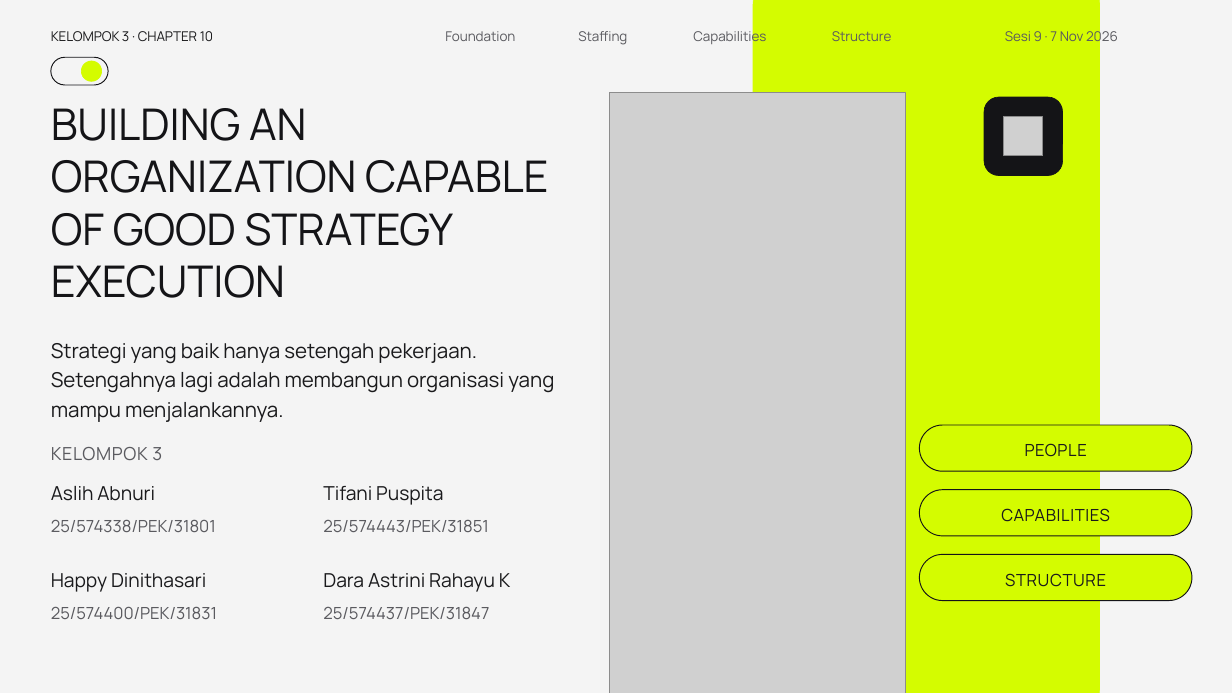
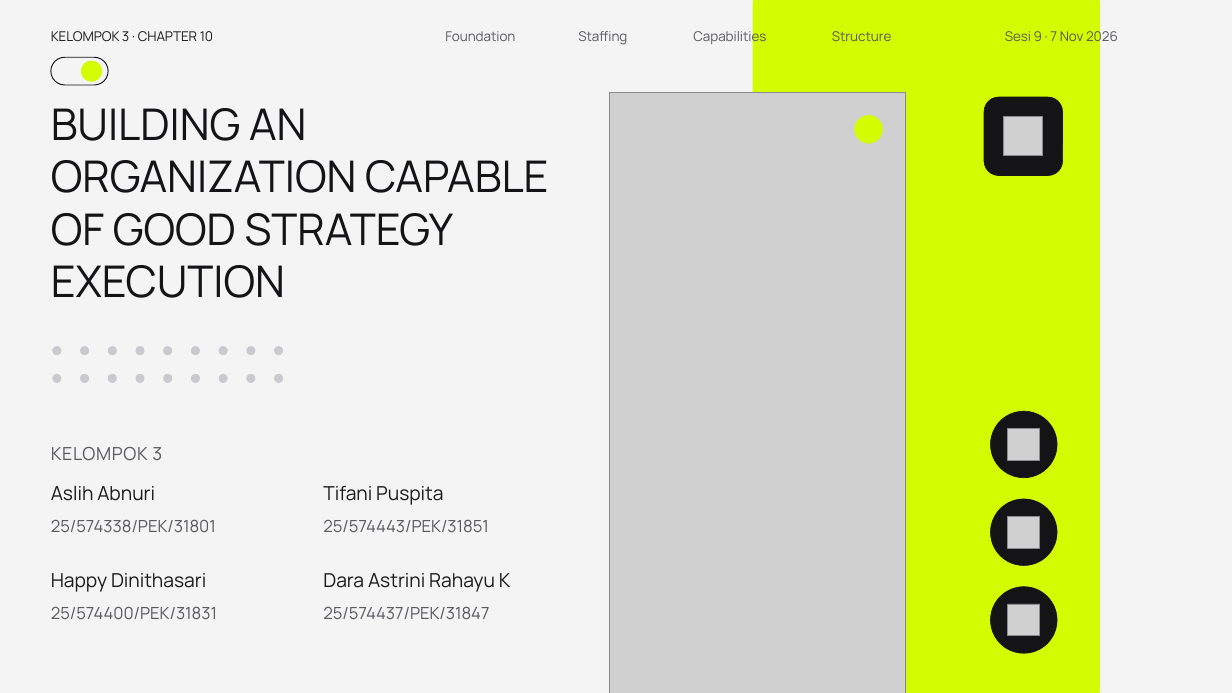
Before and after one commit to aslihabnuri/Dom-Manipulation, a slide deck: slide 1 of presentasi_ch10_kelompok3/SMJKT_Group 3_Aslih_Chapter 10 Strategy Execution.pptx. Drawn at 1232x693 pixels with LibreOffice and Linux fonts; fonts in the diff are those of the drawing; grey boxes stand for pictures; background and template pictures are left out. Boxes give left, top, right and bottom in pixels: in the first picture for what was removed or moved away, otherwise in the second. Text is boxed around its words. In the diff, an @@ line names an element or a change of style, - is before the commit and + after.

```diff
--- a/presentasi_ch10_kelompok3/SMJKT_Group 3_Aslih_Chapter 10 Strategy Execution.pptx
+++ b/presentasi_ch10_kelompok3/SMJKT_Group 3_Aslih_Chapter 10 Strategy Execution.pptx
@@ ellipse added at box(855, 116, 883, 143), fill #D4FC00, outline #D4FC00 0.5 pt @@
@@ text removed at box(51, 343, 554, 422) @@
-Strategi yang baik hanya setengah pekerjaan. Setengahnya lagi adalah membangun organisasi yang mampu menjalankannya.
@@ ellipse added at box(53, 347, 61, 355), fill #C9C9CE, outline #C9C9CE 0.5 pt @@
@@ ellipse added at box(80, 347, 89, 355), fill #C9C9CE, outline #C9C9CE 0.5 pt @@
@@ ellipse added at box(108, 347, 116, 355), fill #C9C9CE, outline #C9C9CE 0.5 pt @@
@@ ellipse added at box(136, 347, 144, 355), fill #C9C9CE, outline #C9C9CE 0.5 pt @@
@@ ellipse added at box(164, 347, 172, 355), fill #C9C9CE, outline #C9C9CE 0.5 pt @@
@@ ellipse added at box(191, 347, 200, 355), fill #C9C9CE, outline #C9C9CE 0.5 pt @@
@@ ellipse added at box(219, 347, 227, 355), fill #C9C9CE, outline #C9C9CE 0.5 pt @@
@@ ellipse added at box(247, 347, 255, 355), fill #C9C9CE, outline #C9C9CE 0.5 pt @@
@@ ellipse added at box(274, 347, 283, 355), fill #C9C9CE, outline #C9C9CE 0.5 pt @@
@@ ellipse added at box(53, 374, 61, 383), fill #C9C9CE, outline #C9C9CE 0.5 pt @@
@@ ellipse added at box(80, 374, 89, 383), fill #C9C9CE, outline #C9C9CE 0.5 pt @@
@@ ellipse added at box(108, 374, 116, 383), fill #C9C9CE, outline #C9C9CE 0.5 pt @@
@@ ellipse added at box(136, 374, 144, 383), fill #C9C9CE, outline #C9C9CE 0.5 pt @@
@@ ellipse added at box(164, 374, 172, 383), fill #C9C9CE, outline #C9C9CE 0.5 pt @@
@@ ellipse added at box(191, 374, 200, 383), fill #C9C9CE, outline #C9C9CE 0.5 pt @@
@@ ellipse added at box(219, 374, 227, 383), fill #C9C9CE, outline #C9C9CE 0.5 pt @@
@@ ellipse added at box(247, 374, 255, 383), fill #C9C9CE, outline #C9C9CE 0.5 pt @@
@@ ellipse added at box(274, 374, 283, 383), fill #C9C9CE, outline #C9C9CE 0.5 pt @@
@@ ellipse added at box(991, 411, 1057, 478), fill #141417, outline #141417 0.5 pt @@
@@ rounded rectangle removed at box(920, 425, 1192, 471) @@
@@ picture added at box(1008, 429, 1041, 461) @@
@@ text removed at box(1025, 443, 1087, 457) @@
-PEOPLE
@@ rounded rectangle removed at box(920, 490, 1192, 536) @@
@@ ellipse added at box(991, 499, 1057, 566), fill #141417, outline #141417 0.5 pt @@
@@ text removed at box(1001, 508, 1110, 522) @@
-CAPABILITIES
@@ picture added at box(1008, 517, 1041, 549) @@
@@ rounded rectangle removed at box(920, 555, 1192, 601) @@
@@ ellipse added at box(991, 587, 1057, 653), fill #141417, outline #141417 0.5 pt @@
@@ text removed at box(1005, 573, 1106, 587) @@
-STRUCTURE
@@ picture added at box(1008, 604, 1041, 637) @@
```
Also in this commit, not shown: 1 other file.
